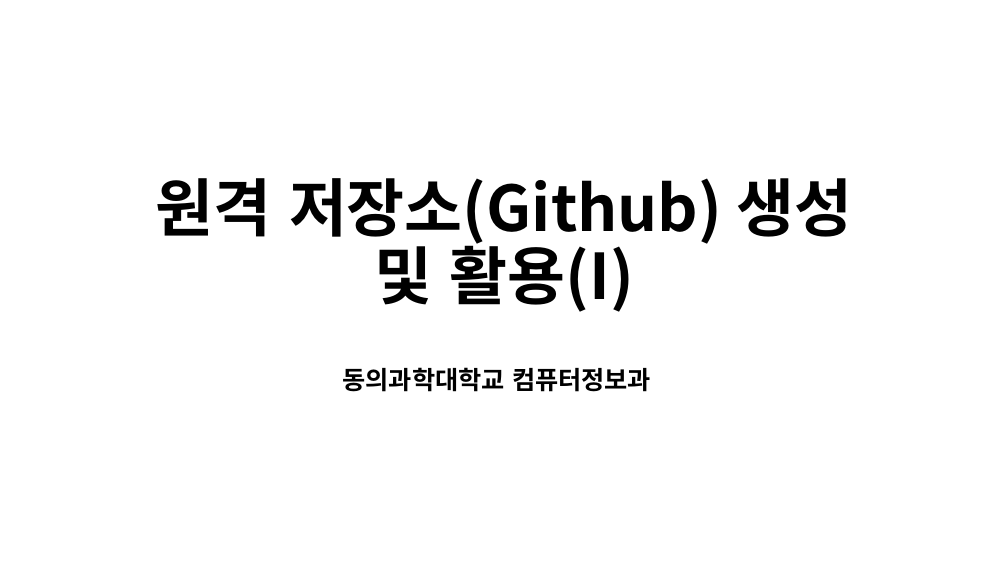
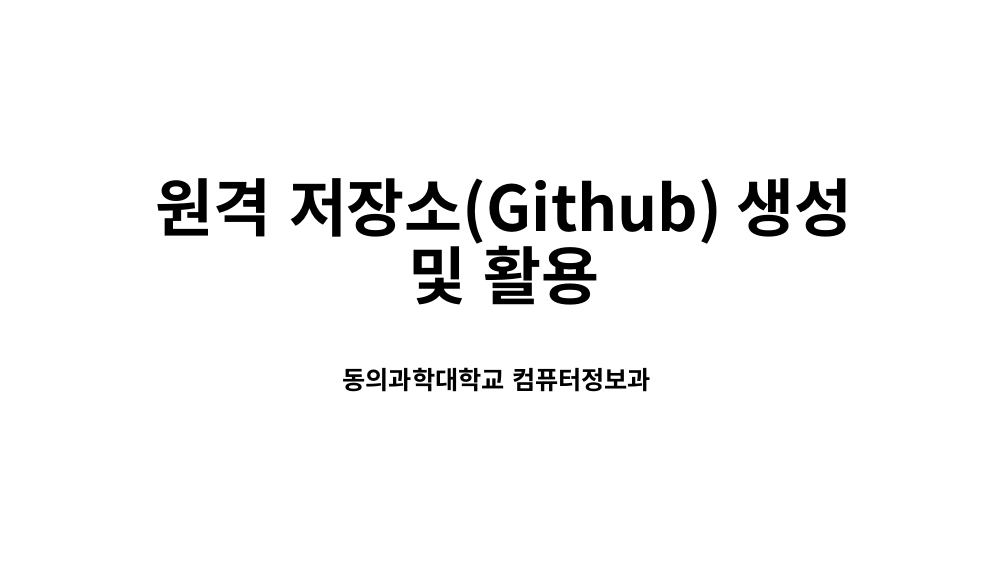
Before and after one commit to Open-Source-Programming/OpenSource-Lec, a slide deck: slide 1 of 09-Github.pptx. Drawn at 1008x567 pixels with LibreOffice and Linux fonts; fonts in the diff are those of the drawing; background and template pictures are left out. Boxes give left, top, right and bottom in pixels: in the first picture for what was removed or moved away, otherwise in the second. Text is boxed around its words. In the diff, an @@ line names an element or a change of style, - is before the commit and + after.

Commit message:
09와 10은 하나로 합치고, 11은 github-협업으로 이름 변경

```diff
--- a/09-Github.pptx
+++ b/09-Github.pptx
@@ title at <box>155,178,853,305</box>: text changed @@
-원격 저장소(Github) 생성 및 활용(I)
+원격 저장소(Github) 생성 및 활용
```
Also in this commit, not shown: 2 other files.
